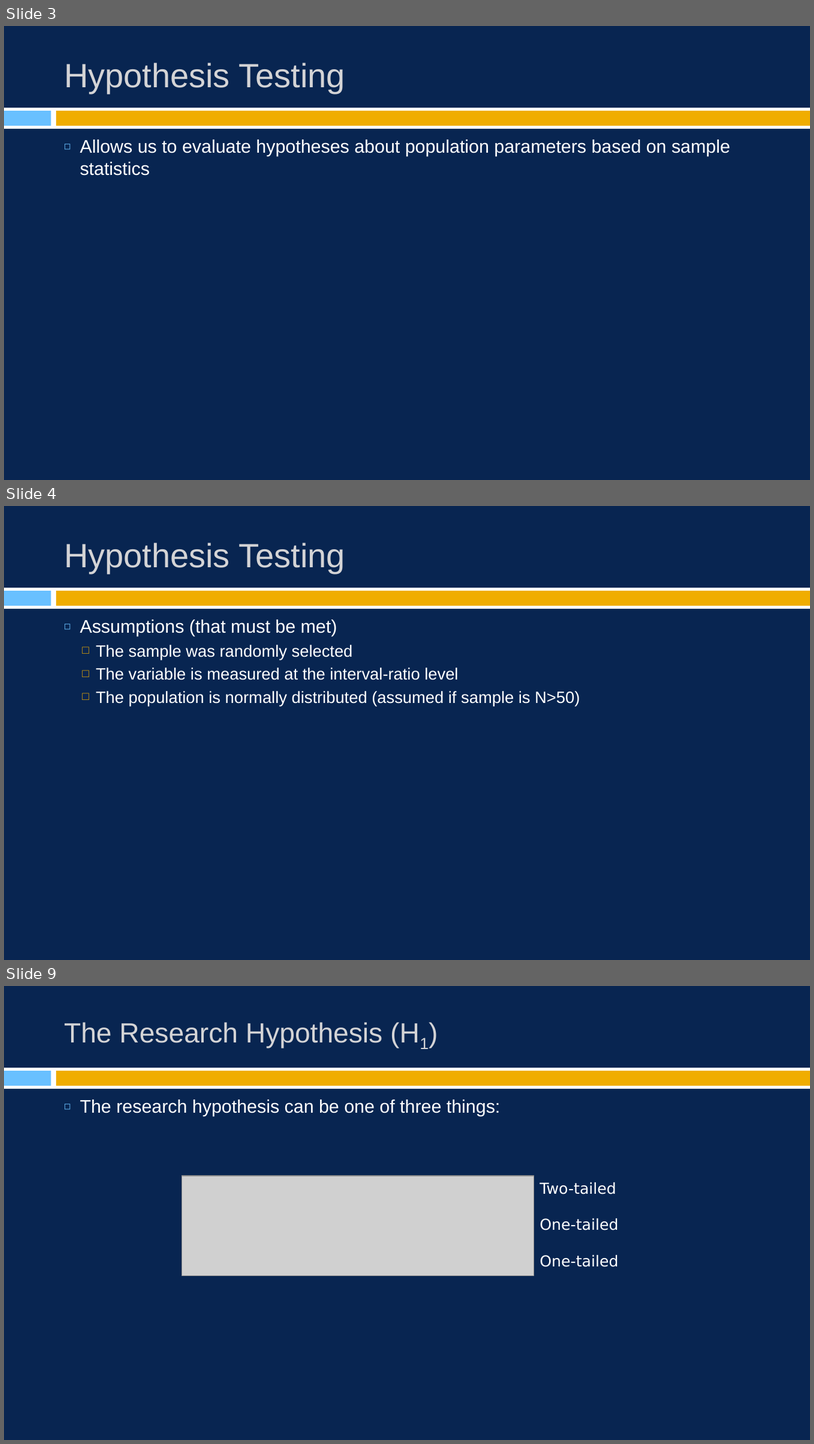
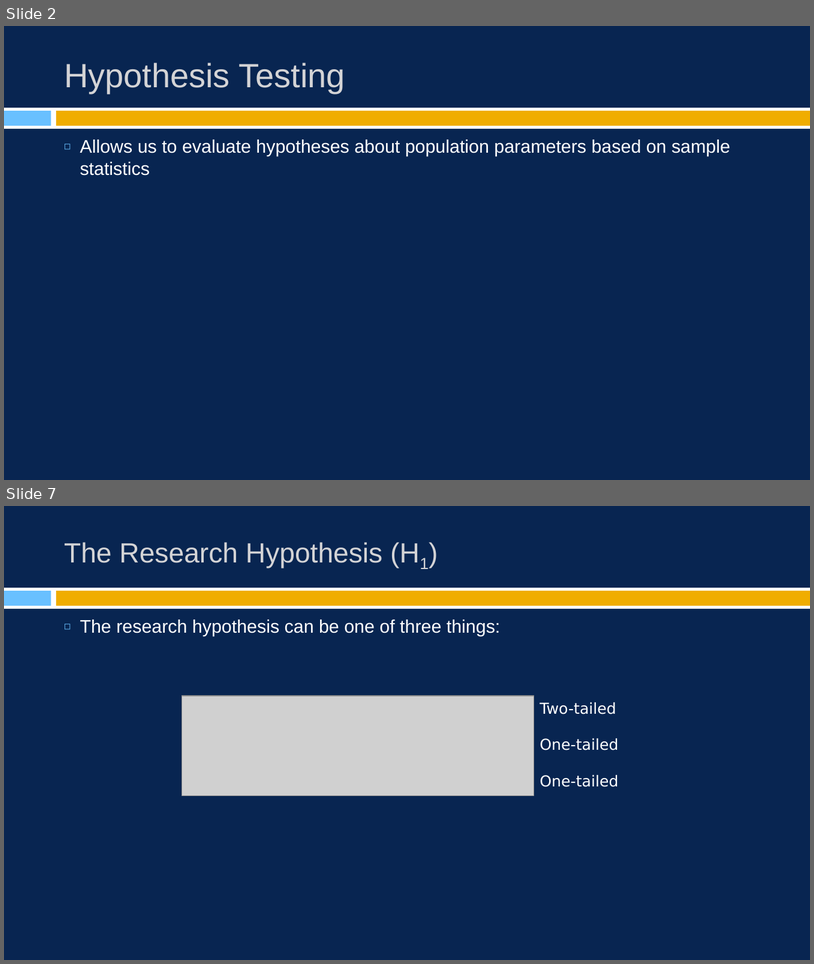
Before and after one commit to burrelvannjr/gradstats_csuf, a slide deck: ppts/5_hypothesis_testing.pptx. Shown one above the other, each under a label of ours: slides 3, 4 and 9 before the commit, slides 2 and 7 after it; the slides between them are not shown. The pictures are 814x1444 and 814x964 pixels, drawn with LibreOffice and Linux fonts; fonts in the diff are those of the drawing; grey boxes stand for pictures. Boxes give left, top, right and bottom in pixels: in the first picture for what was removed or moved away, otherwise in the second. Text is boxed around its words. In the diff, an @@ line names an element or a change of style, - is before the commit and + after.

```diff
--- a/ppts/5_hypothesis_testing.pptx
+++ b/ppts/5_hypothesis_testing.pptx
@@ slide 4 removed at bbox=[4, 506, 810, 960], background #082551; not listed: 3 template elements that a slide beside it also shows @@
@@ title removed at bbox=[64, 543, 345, 573] @@
-Hypothesis Testing
@@ text removed at bbox=[80, 619, 580, 705] @@
-◻ Assumptions (that must be met)
-  □ The sample was randomly selected
-  □ The variable is measured at the interval-ratio level
-  □ The population is normally distributed (assumed if sample is N>50)
@@ what was slide 3 is now slide 2 @@
@@ what was slide 9 is now slide 7 @@
```
Also in this commit, not shown: 5 slides changed, 1 other slide removed, 12 other files.
